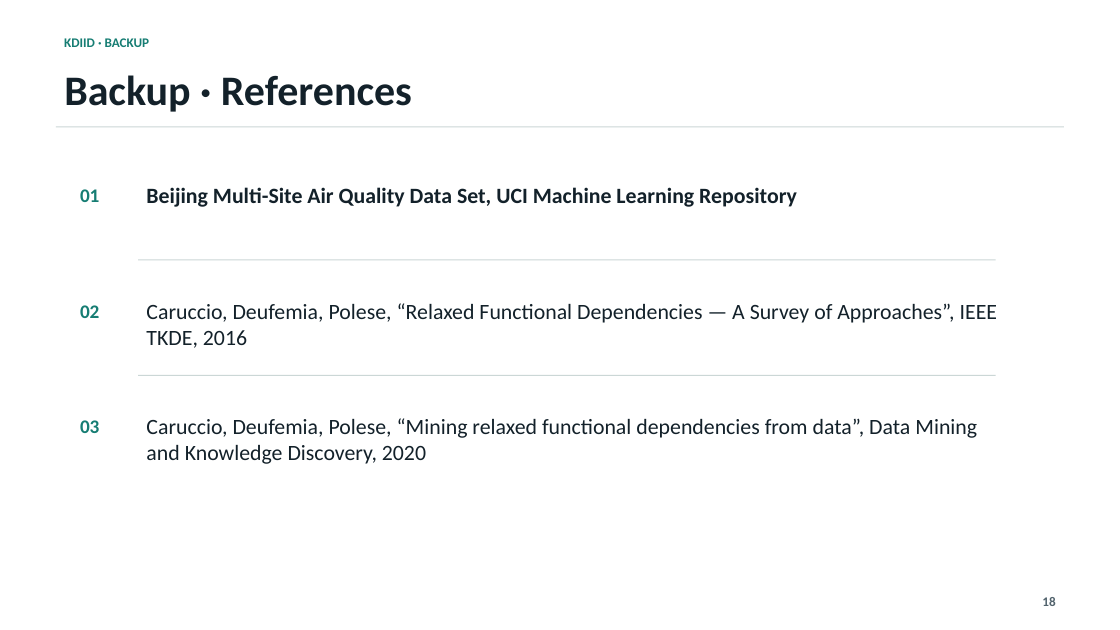
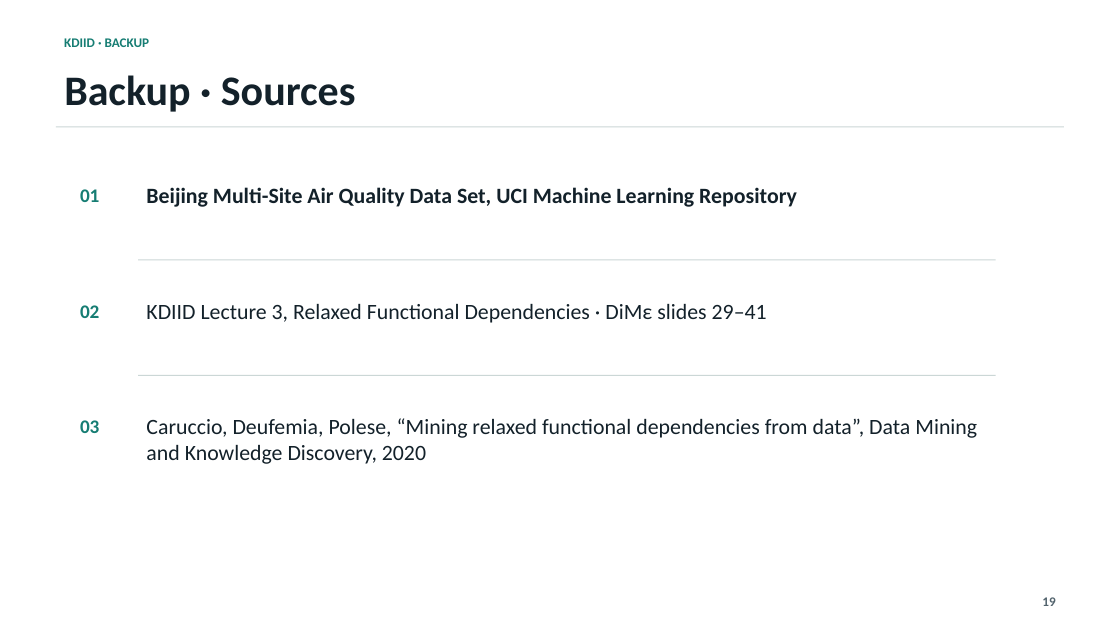
Before and after one commit to matthew-2000/rfd-urban-digital-twin, a slide deck: slide 19 of presentation/kdiid_rfd_presentation.pptx (slide 18 before the commit). Drawn at 1120x630 pixels with LibreOffice and Linux fonts; fonts in the diff are those of the drawing. Boxes give left, top, right and bottom in pixels: in the first picture for what was removed or moved away, otherwise in the second. Text is boxed around its words. In the diff, an @@ line names an element or a change of style, - is before the commit and + after.

Commit message:
Implement DiMε discovery algorithm with difference matrix construction and regression tests
- Added `dime.py` module implementing the DiMε discovery algorithm for relaxed functional dependencies.
- Introduced `DifferenceMatrix`, `SimilarPatternSubset`, and `StrippedSimilarSubsets` data classes for managing similarity matrices.
- Developed `DimeDiscovery` class for discovering minimal relaxed functional dependencies.
- Created `discover_dime` function as a convenience wrapper for the discovery process.
- Added unit tests in `test_dime.py` to validate functionality and ensure correctness of the implementation.

```diff
--- a/presentation/kdiid_rfd_presentation.pptx
+++ b/presentation/kdiid_rfd_presentation.pptx
@@ text at (64, 75, 356, 112): text changed @@
-Backup · References
+Backup · Sources
@@ text at (146, 304, 767, 323): text changed @@
-Caruccio, Deufemia, Polese, “Relaxed Functional Dependencies — A Survey of Approaches”, IEEE TKDE, 2016
+KDIID Lecture 3, Relaxed Functional Dependencies · DiMε slides 29–41
```
Also in this commit, not shown: 11 other slides changed, 3 slides added, 2 slides removed, 28 other files.
